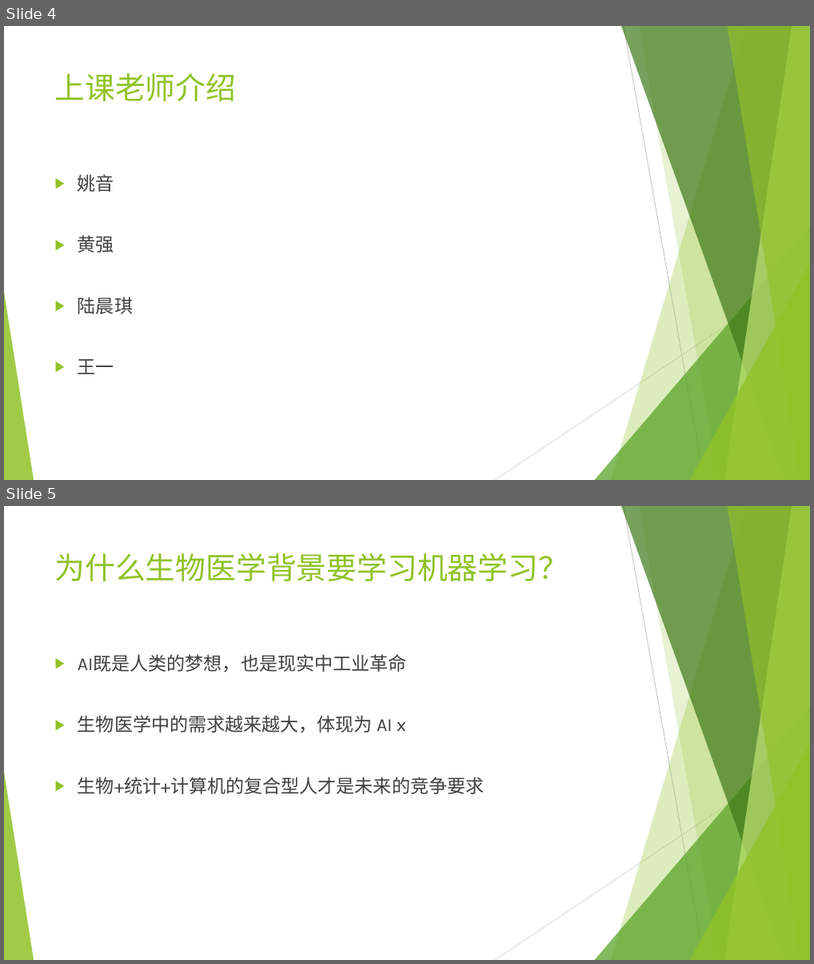
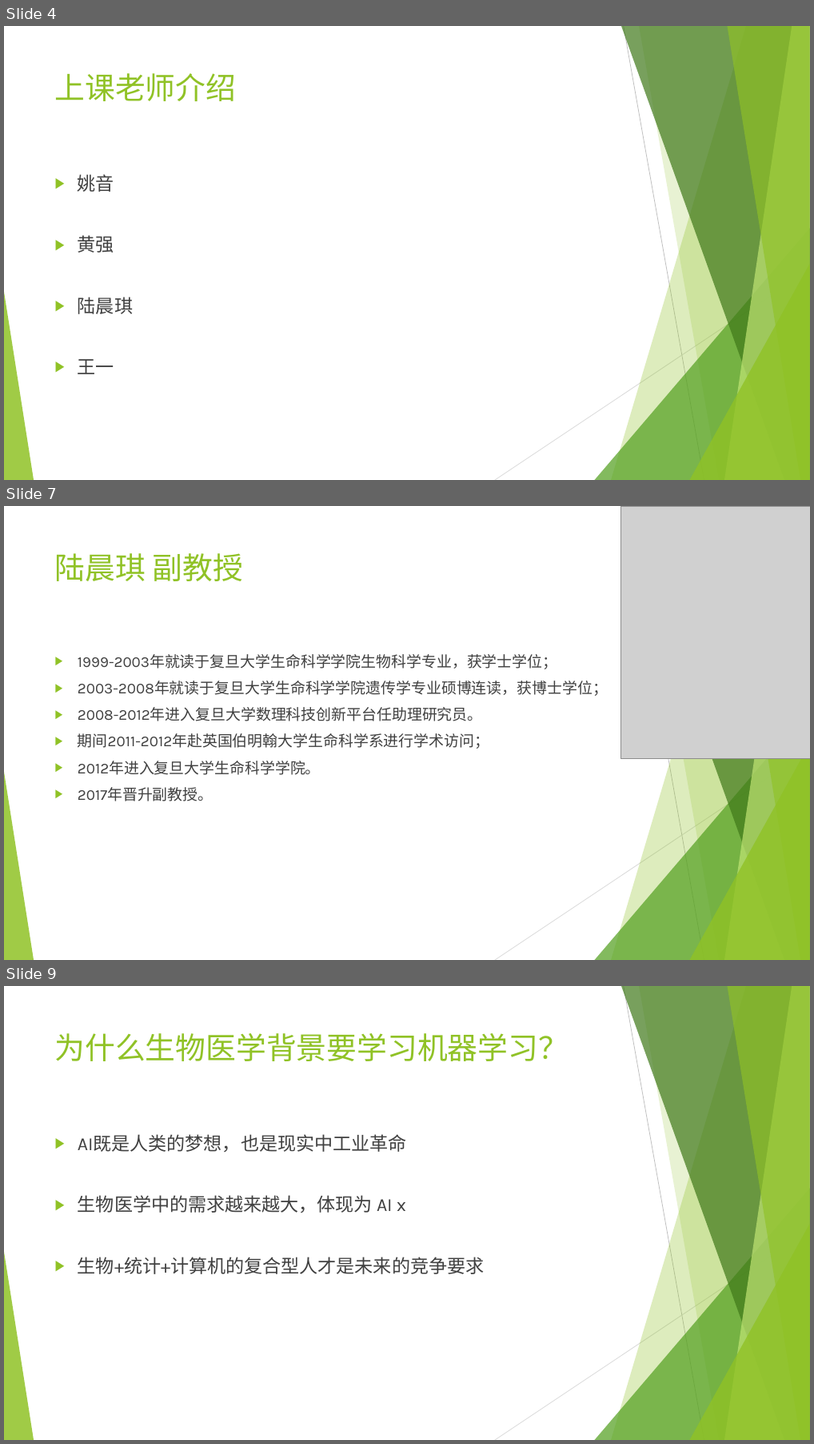
Before and after one commit to wangyi-fudan/BIOL130173, a slide deck: 0_why_and_how.pptx. Shown one above the other, each under a label of ours: slides 4 and 5 before the commit, slides 4, 7 and 9 after it; the slides between them are not shown. The pictures are 814x964 and 814x1444 pixels, drawn with LibreOffice and Linux fonts; fonts in the diff are those of the drawing; grey boxes stand for pictures. Boxes give left, top, right and bottom in pixels: in the first picture for what was removed or moved away, otherwise in the second. Text is boxed around its words. In the diff, an @@ line names an element or a change of style, - is before the commit and + after.

```diff
--- a/0_why_and_how.pptx
+++ b/0_why_and_how.pptx
@@ slide 7 added at (x1=4, y1=506, x2=810, y2=960), background #FFFFFF; not listed: 10 template elements that a slide beside it also shows @@
@@ picture added at (x1=622, y1=506, x2=810, y2=758) @@
@@ title added at (x1=55, y1=553, x2=242, y2=581), 36 pt, text #90C226 @@
+陆晨琪 副教授
@@ text added at (x1=78, y1=654, x2=608, y2=801), 18 pt, text #404040 @@
+▶ 1999-2003年就读于复旦大学生命科学学院生物科学专业，获学士学位；
+▶ 2003-2008年就读于复旦大学生命科学学院遗传学专业硕博连读，获博士学位；
+▶ 2008-2012年进入复旦大学数理科技创新平台任助理研究员。
+▶ 期间2011-2012年赴英国伯明翰大学生命科学系进行学术访问；
+▶ 2012年进入复旦大学生命科学学院。
+▶ 2017年晋升副教授。
@@ what was slide 5 is now slide 9 @@
```
Also in this commit, not shown: 1 slide changed, 3 other slides added.
